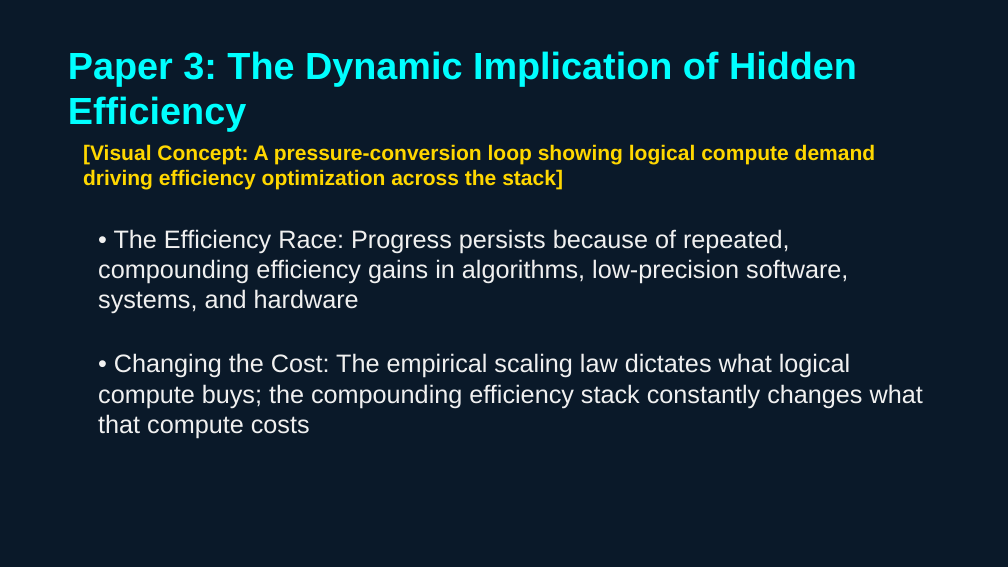
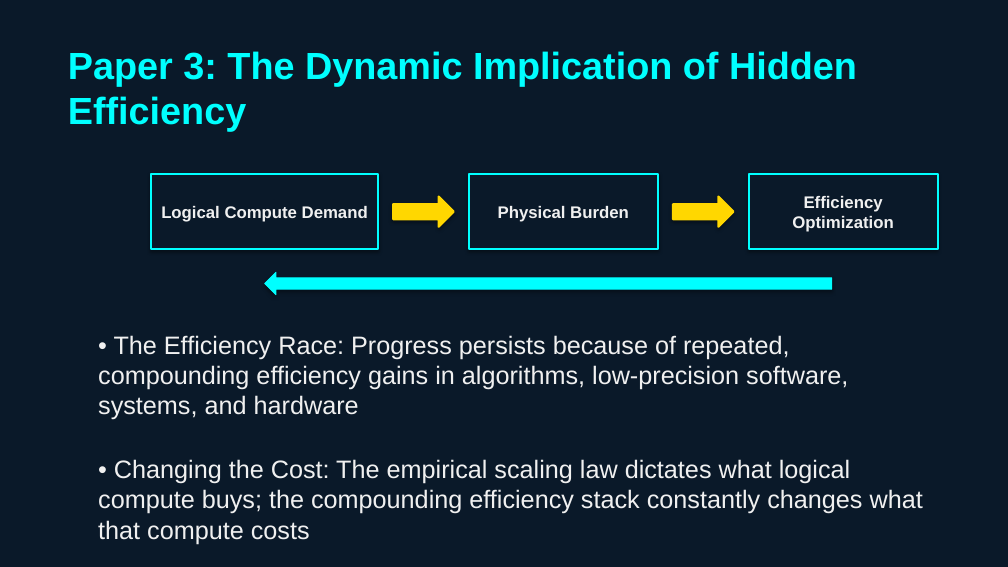
Before and after one commit to chienpinglu/The_AI_Progress_Blueprint, a slide deck: slide 11 of The_AI_Progress_Blueprint.pptx. Drawn at 1008x567 pixels with LibreOffice and Linux fonts; fonts in the diff are those of the drawing. Boxes give left, top, right and bottom in pixels: in the first picture for what was removed or moved away, otherwise in the second. Text is boxed around its words. In the diff, an @@ line names an element or a change of style, - is before the commit and + after.

Commit message:
Add native shape drawing logic for Visual Concepts

```diff
--- a/The_AI_Progress_Blueprint.pptx
+++ b/The_AI_Progress_Blueprint.pptx
@@ rectangle "Logical Compute Demand": place and size @@
-rectangle "Logical Compute Demand" at [83, 144, 876, 190]
+rectangle "Logical Compute Demand" at [151, 174, 378, 250]
@@ rectangle "Logical Compute Demand" at [151, 174, 378, 250]: vertical alignment top to middle; fill none to #0A1929; outline none to #00FFFF 2 pt; shadow on @@
@@ rectangle added at [469, 174, 658, 250], fill #0A1929, outline #00FFFF 2 pt, 16 pt, text #F0F0F0, bold @@
+Physical Burden
@@ rectangle added at [749, 174, 938, 250], fill #0A1929, outline #00FFFF 2 pt, 16 pt, text #F0F0F0, bold @@
+Efficiency Optimization
@@ text in rectangle at [161, 206, 368, 222]: text changed; size 20 to 16 pt; text colour #FFD700 to #F0F0F0 @@
-[Visual Concept: A pressure-conversion loop showing logical compute demand driving efficiency optimization across the stack]
+Logical Compute Demand
@@ right arrow added at [393, 197, 454, 227], fill #FFD700, outline #FFD700 2 pt @@
@@ right arrow added at [673, 197, 734, 227], fill #FFD700, outline #FFD700 2 pt @@
@@ left arrow added at [265, 272, 832, 295], fill #00FFFF, outline #00FFFF 0.75 pt @@
@@ text "• The Efficiency Race: Progress ...": place and size @@
-text "• The Efficiency Race: Progress ..." at [98, 229, 848, 314]
+text "• The Efficiency Race: Progress ..." at [98, 335, 848, 420]
@@ text "• Changing the Cost: The ...": place and size @@
-text "• Changing the Cost: The ..." at [98, 353, 923, 439]
+text "• Changing the Cost: The ..." at [98, 459, 923, 544]
```
Also in this commit, not shown: 8 other slides changed, 1 other file.
